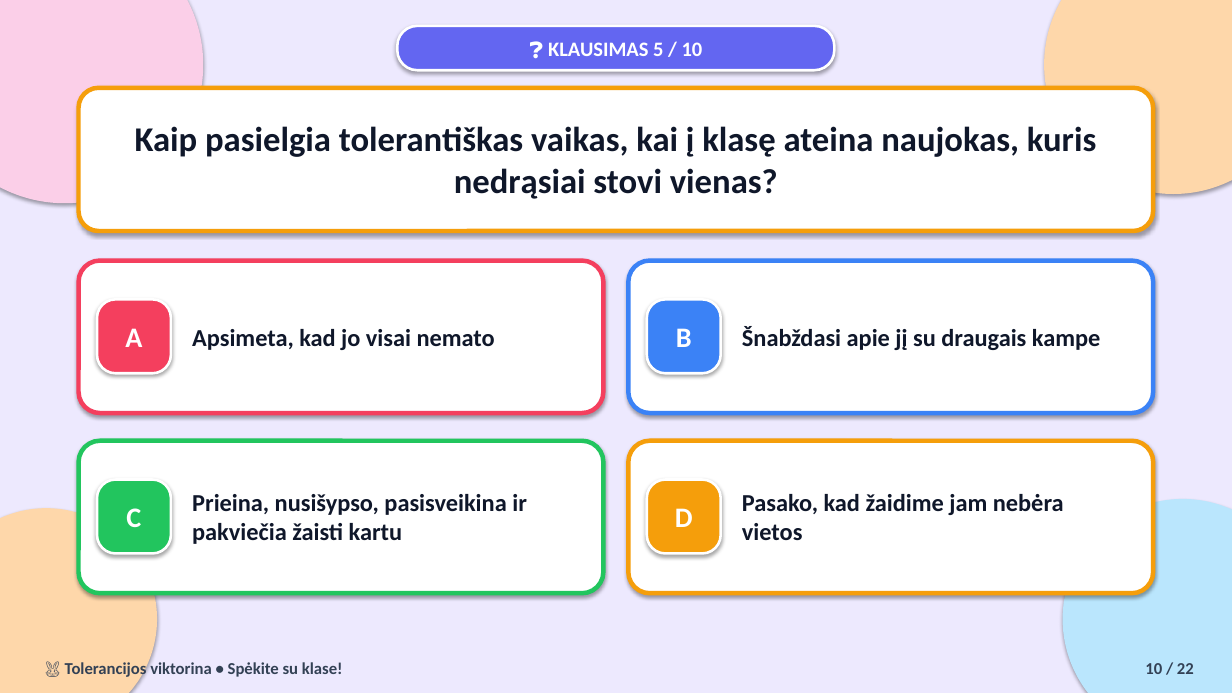
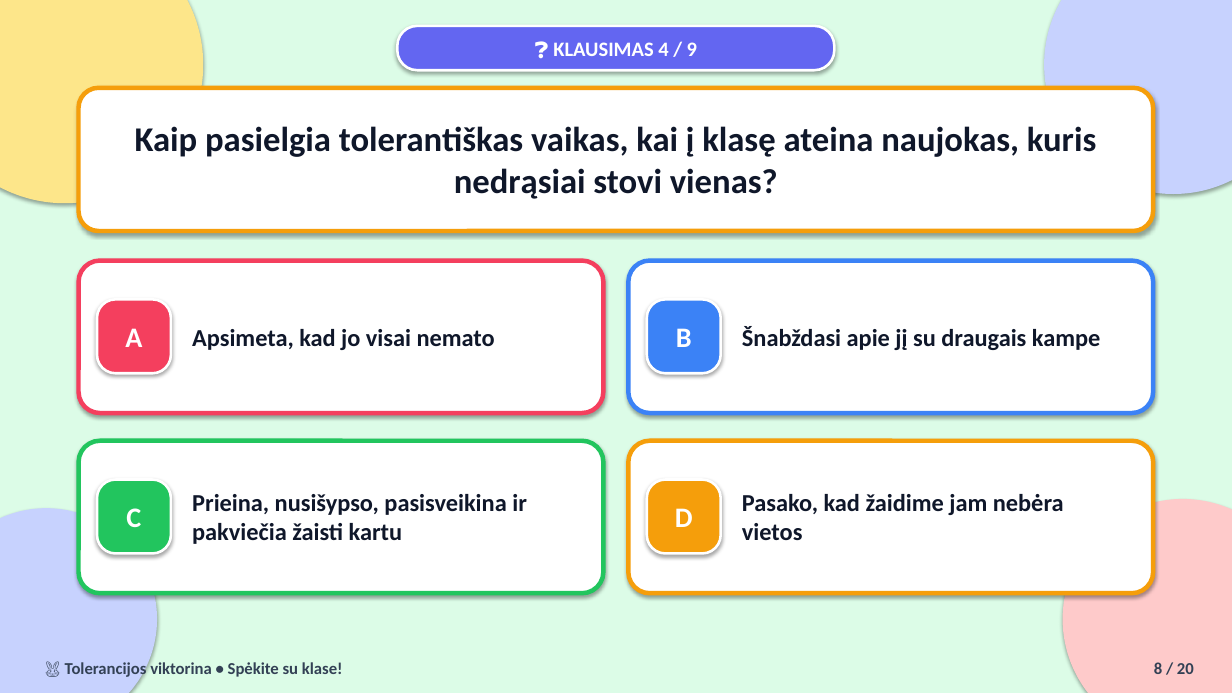
Before and after one commit to Artiomkalinin/tolerancijos-diena, a slide deck: slide 8 of Tolerancijos_viktorina.pptx (slide 10 before the commit). Drawn at 1232x693 pixels with LibreOffice and Linux fonts; fonts in the diff are those of the drawing. Boxes give left, top, right and bottom in pixels: in the first picture for what was removed or moved away, otherwise in the second. Text is boxed around its words. In the diff, an @@ line names an element or a change of style, - is before the commit and + after.

Commit message:
Pasalintas klausimas apie Kiskio obuolius, palikti 9 klausimai

```diff
--- a/Tolerancijos_viktorina.pptx
+++ b/Tolerancijos_viktorina.pptx
@@ background #EDE9FE to #DCFCE7 @@
@@ ellipse at (0,0,203,203): fill #FBCFE8 to #FDE68A @@
@@ ellipse at (1044,0,1232,194): fill #FED7AA to #C7D2FE @@
@@ text at (553,42,697,56): text changed @@
-❓ KLAUSIMAS 5 / 10
+❓ KLAUSIMAS 4 / 9
@@ ellipse at (0,508,157,693): fill #FED7AA to #C7D2FE @@
@@ ellipse at (1063,499,1232,693): fill #BAE6FD to #FECACA @@
@@ text at (1154,662,1194,674): text changed @@
-10 / 22
+8 / 20
```
Also in this commit, not shown: 19 other slides changed, 2 slides removed, 3 other files.
